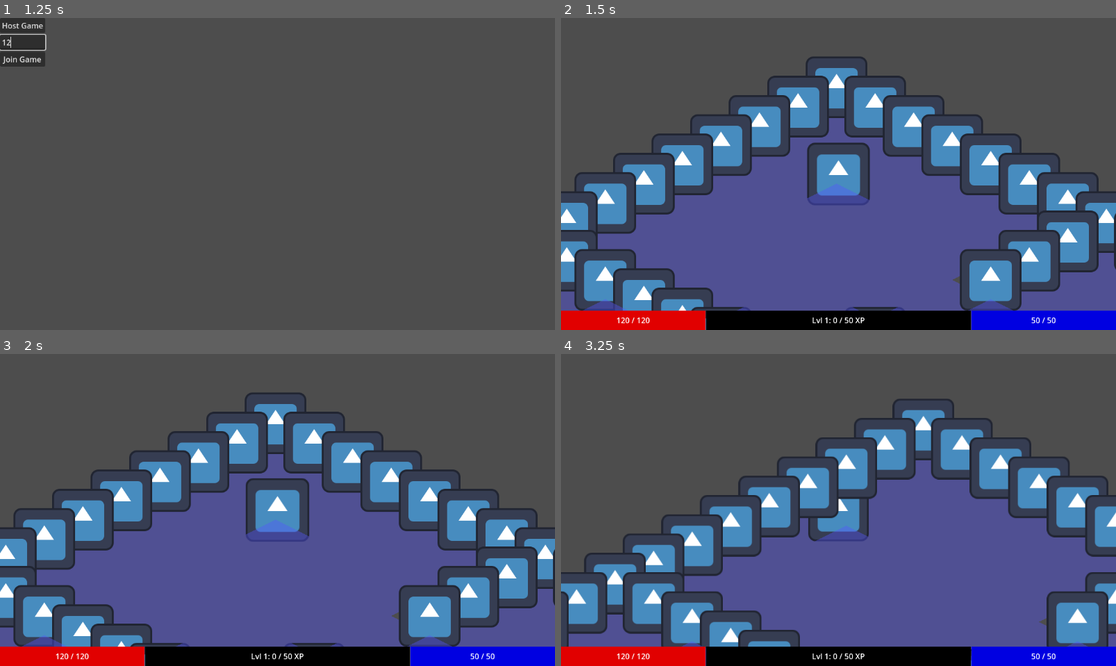
Above: before the commit, frames 1-4 (two rows, left to right).
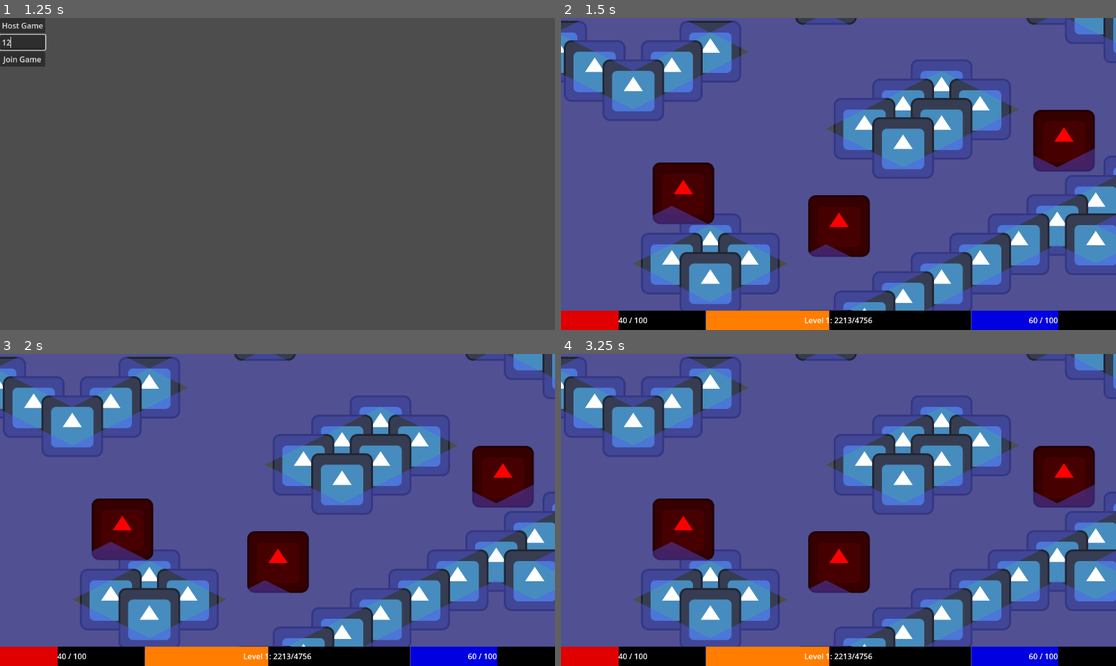
Above: after the commit, the same moments.

Repository: PietPadda/Godot_2D_ARPG
Game: Godot game, scene res://scenes/ui/main_menu.tscn
The game is run twice, just before and just after one commit, with the same random seed, the same clock (stepped at 60 frames per second) and the same inputs. The engine's default icon, where the game draws it, is replaced by a stand-in: a white triangle on a blue panel in a dark square.
Inputs (mouse positions are in pixels of both pictures, inside the frame that each line leads up to):
- Up to frame 1 (1.25 s): click (22, 42) at 0.52 s; type "12" at 0.6 s
- Up to frame 2 (1.5 s): click "Host Game" at 1.25 s
- Up to frame 3 (2 s): no input
- Up to frame 4 (3.25 s): tap Enter at 2 s; move the mouse to (960, 494) at 2.02 s; hold E (interact) 2.03-2.78 s; click (960, 494) at 2.17 s; tap Space at 2.75 s; move the mouse to (727, 525) at 2.77 s; click (727, 525) at 2.85 s

Frame 1 is identical in both runs. In frame 2, 75% of the frame differs, in the area x 0-100%, y 0-100%; in frame 3, 75%; in frame 4, 77%.

Commit message:
feat(network): implement networked player spawning

Diff:
--- a/scenes/levels/main.tscn
+++ b/scenes/levels/main.tscn
@@ -1,6 +1,5 @@
-[gd_scene load_steps=8 format=4 uid="uid://cys1ord7jy672"]
+[gd_scene load_steps=7 format=4 uid="uid://cys1ord7jy672"]
 
-[ext_resource type="PackedScene" uid="uid://c04jx6vcgex1j" path="res://scenes/player/player.tscn" id="1_72ix8"]
 [ext_resource type="Script" uid="uid://dyk4hmsc77wwb" path="res://scripts/levels/main.gd" id="1_y0acb"]
 [ext_resource type="PackedScene" uid="uid://dg2sqch3jtd3h" path="res://scenes/enemies/skeleton.tscn" id="2_2vj2h"]
 [ext_resource type="Resource" uid="uid://ceqwwvcv6s88b" path="res://data/audio/dungeon_theme.tres" id="2_b6bv0"]
@@ -14,9 +13,6 @@
 level_music = ExtResource("2_b6bv0")
 
 [node name="HUD" parent="." instance=ExtResource("4_j4d2a")]
-
-[node name="Player" parent="." instance=ExtResource("1_72ix8")]
-position = Vector2(234, -270)
 
 [node name="Skeleton" parent="." instance=ExtResource("2_2vj2h")]
 position = Vector2(-473, 1428)
@@ -101,3 +97,7 @@
 [node name="Portal" parent="." instance=ExtResource("7_ubwgw")]
 position = Vector2(1668, 347)
 target_scene_path = "uid://d3xic0inlmby0"
+
+[node name="PlayerSpawner" type="MultiplayerSpawner" parent="."]
+_spawnable_scenes = PackedStringArray("uid://c04jx6vcgex1j")
+spawn_path = NodePath("..")
--- a/scripts/core/network_manager.gd
+++ b/scripts/core/network_manager.gd
@@ -10,6 +10,8 @@
 # Signal emitted on the server when a player disconnects.
 signal player_disconnected(player_id)
 
+# --- Constants & Vars ---
+const PLAYER_SCENE = preload("res://scenes/player/player.tscn")
 const DEFAULT_PORT = 7777 # The default port for our game server.
 var players = {} # A dictionary to store information about connected players.
 
@@ -58,6 +60,10 @@
 	players[id] = { "name": "Player " + str(id) }
 	player_connected.emit(id)
 
+	# Spawn a player for the new peer.
+	# This function will only run on the server.
+	_spawn_player(id)
+
 func _on_peer_disconnected(id: int):
 	print("Player disconnected: %d" % id)
 	players.erase(id)
@@ -70,3 +76,17 @@
 func _on_connection_failed():
 	print("Failed to connect to server.")
 	connection_failed.emit()
+
+# --- Private Functions ---
+# This function is called by the server to spawn a player instance
+# for a specific peer ID.
+func _spawn_player(id: int):
+	# We create an instance of the player scene.
+	var player_instance = PLAYER_SCENE.instantiate()
+	# The node's name MUST be the player's unique ID for networking to work.
+	player_instance.name = str(id)
+
+	# We add the instance to the scene tree. This will automatically replicate
+	# it on all clients because the Player scene is a spawnable scene.
+	# (We'll configure that in the next step).
+	get_tree().get_root().get_node("Main/PlayerSpawner").add_child(player_instance)
